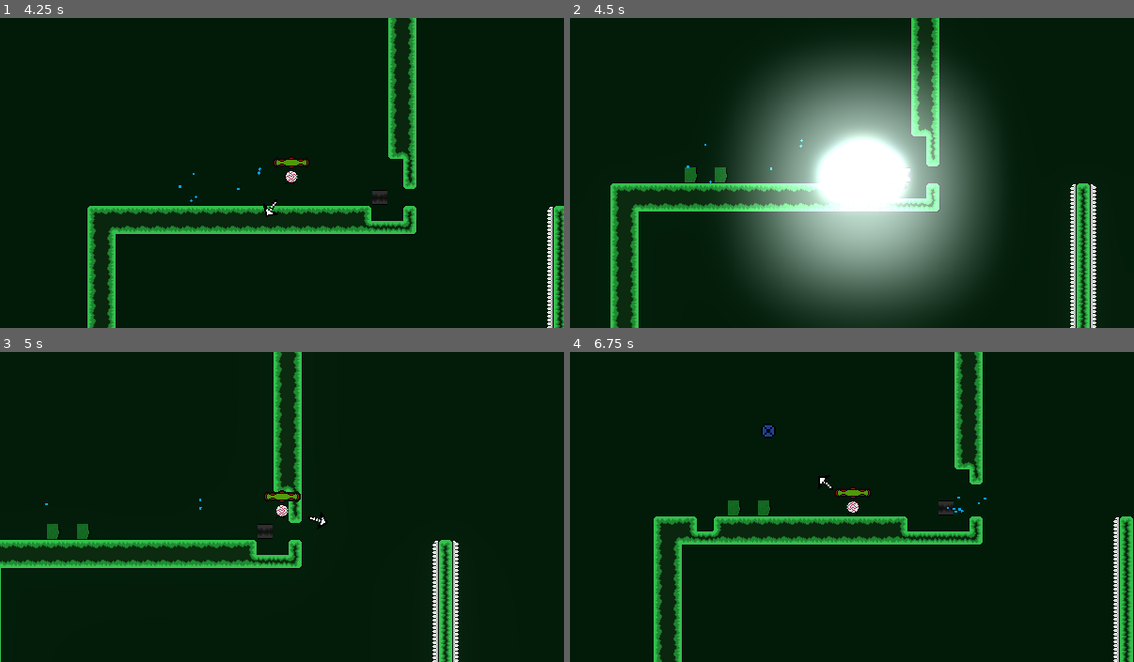
Above: before the commit, frames 1-4 (two rows, left to right).
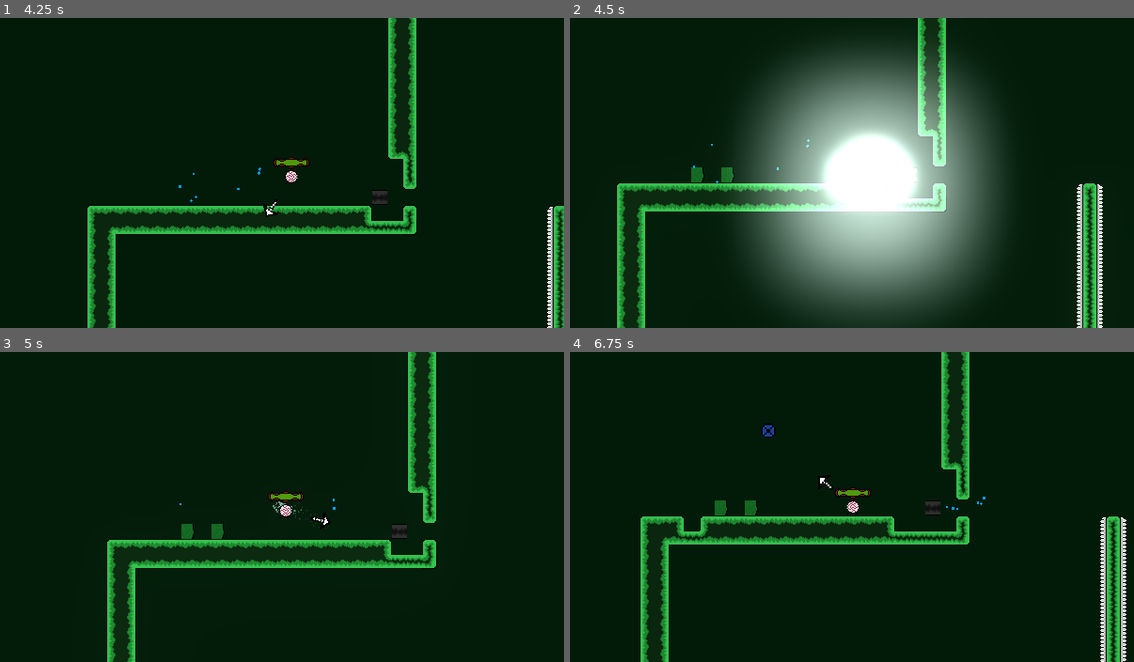
Above: after the commit, the same moments.

Repository: epimetheusgames/EyeSore
Game: Godot game, scene res://MainMenu.tscn
Same seed, same stepped clock (60 frames per second), same inputs: the game is played once before the commit and once after it.
Inputs (mouse positions are in pixels of both pictures, inside the frame that each line leads up to):
- Up to frame 1 (4.25 s): click (293, 142) at 0.5 s; tap Enter (ui_accept) at 1.25 s; move the mouse to (406, 157) at 1.27 s; hold D (movement_right) 1.28-2.78 s; click (406, 157) at 1.35 s; tap Space (movement_jump) at 1.52, 2.27, 3.77 s; move the mouse to (169, 188) at 2.02 s; right-click (169, 188) at 2.1 s; move the mouse to (338, 104) at 2.77 s; hold A (movement_left) 2.78-3.53 s; tap Alt (self_destruct) at 2.85 s; move the mouse to (253, 235) at 3.52 s; hold D (movement_right) from 3.53 s (still down); click (253, 235) at 3.6 s
- Up to frame 2 (4.5 s): keep holding D (movement_right); move the mouse to (1021, 219) at 4.27 s; right-click (1021, 219) at 4.35 s
- Up to frame 3 (5 s): keep holding D (movement_right); tap Space (movement_jump) at 4.52 s
- Up to frame 4 (6.75 s): move the mouse to (682, 460) at 5.02 s; release D (movement_right) at 5.03 s; hold A (movement_left) 5.03-5.78 s; tap Alt (self_destruct) at 5.1 s; tap Space (movement_jump) at 5.27 s; move the mouse to (880, 507) at 5.77 s; hold D (movement_right) 5.78-6.53 s; click (880, 507) at 5.85 s; move the mouse to (767, 429) at 6.52 s; hold A (movement_left) from 6.53 s (still down); right-click (767, 429) at 6.6 s

Frame 1 is identical in both runs. In frame 2, 9.3% of the frame differs, in the area x 7-95%, y 0-100%; in frame 3, 8.8%; in frame 4, 9.3%, in the area x 12-100%, y 0-100%.
Error before the commit: Invalid set index 'emitting' (on base: 'null instance') with value of type 'bool'. (res://Player.gd:270)

Commit message:
#Copy-binaries-from-previous-commits like a #pro to fix the #boost-particles

Diff:
--- a/OGPC_Project_Native_Directory/Player.tscn
+++ b/OGPC_Project_Native_Directory/Player.tscn
@@ -6,6 +6,7 @@
 [ext_resource path="res://Player_Death_Anim_Transition_Sprite.png" type="Texture" id=4]
 [ext_resource path="res://OGPC_Game_Project_Gun_Position_Indicator.png" type="Texture" id=5]
 [ext_resource path="res://Pixilart Sprite Sheet.png" type="Texture" id=6]
+[ext_resource path="res://OGPC_Player_Bullet_Shockwave_Shader_Outline.png" type="Texture" id=7]
 [ext_resource path="res://OGPC_Project_Player_Health_Bar_Improved_Empty.png" type="Texture" id=8]
 [ext_resource path="res://OGPC_Project_Player_Health_Bar_Improved_Full.png" type="Texture" id=9]
 [ext_resource path="res://OGPC_2022_Player_2_Jumping_Spritesheet.png" type="Texture" id=11]
@@ -264,6 +265,37 @@
 "values": [ ExtResource( 4 ) ]
 }
 
+[sub_resource type="Gradient" id=109]
+colors = PoolColorArray( 1, 1, 1, 1, 1, 1, 1, 0 )
+
+[sub_resource type="GradientTexture" id=110]
+gradient = SubResource( 109 )
+
+[sub_resource type="Curve" id=113]
+max_value = 2.0
+_data = [ Vector2( 0, 0.861364 ), 0.0, 0.0, 0, 0, Vector2( 1, 0.479545 ), 0.0, 0.0, 0, 0 ]
+
+[sub_resource type="CurveTexture" id=114]
+curve = SubResource( 113 )
+
+[sub_resource type="ParticlesMaterial" id=115]
+lifetime_randomness = 0.24
+emission_shape = 1
+emission_sphere_radius = 5.57
+flag_disable_z = true
+direction = Vector3( 0, 0, 0 )
+spread = 30.71
+gravity = Vector3( 0, 0, 0 )
+initial_velocity = 23.81
+initial_velocity_random = 0.45
+orbit_velocity = 0.0
+orbit_velocity_random = 0.0
+scale = 0.3
+scale_curve = SubResource( 114 )
+color_ramp = SubResource( 110 )
+hue_variation = 1.0
+hue_variation_random = 0.02
+
 [node name="Player_Body" type="KinematicBody2D"]
 collision_layer = 2
 script = ExtResource( 3 )
@@ -331,6 +363,18 @@
 z_index = 5
 texture = ExtResource( 4 )
 
+[node name="Shockwave_Boost_Particles" type="Particles2D" parent="."]
+position = Vector2( 0, -3 )
+z_index = -1
+emitting = false
+amount = 110
+lifetime = 0.5
+one_shot = true
+explosiveness = 0.32
+local_coords = false
+process_material = SubResource( 115 )
+texture = ExtResource( 7 )
+
 [connection signal="body_entered" from="Area2D" to="." method="_on_Area2D_body_entered"]
 [connection signal="timeout" from="Death_Animation_Timer" to="." method="_on_Death_Animation_Timer_timeout"]
 [connection signal="animation_finished" from="Death_Anim_Transition/Death_Vignette_Player" to="Death_Anim_Transition" method="_on_Death_Vignette_Player_animation_finished"]
Not shown: 1 places in OGPC_Project_Native_Directory/Player.tscn that only renumber resources
